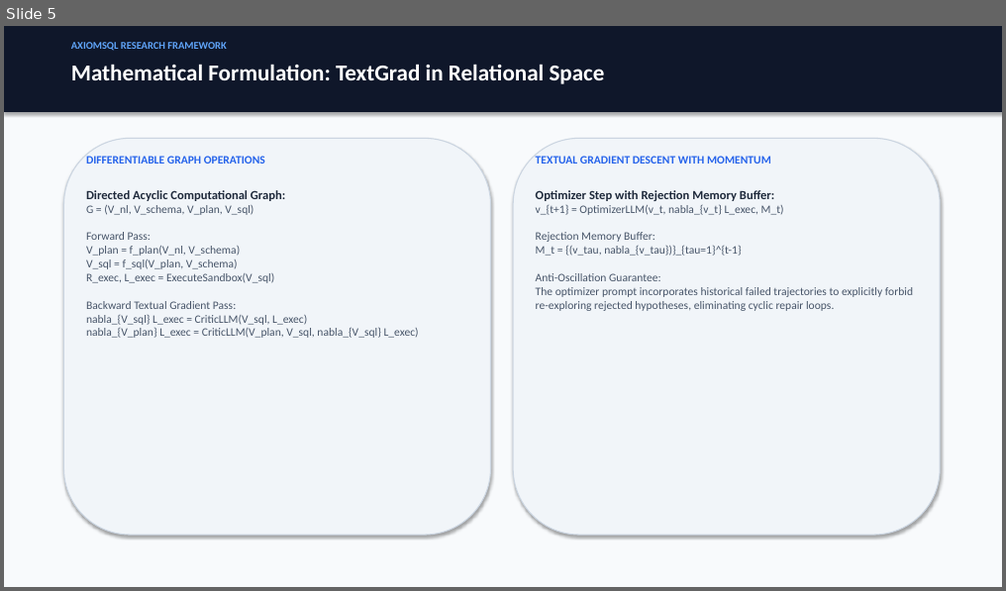
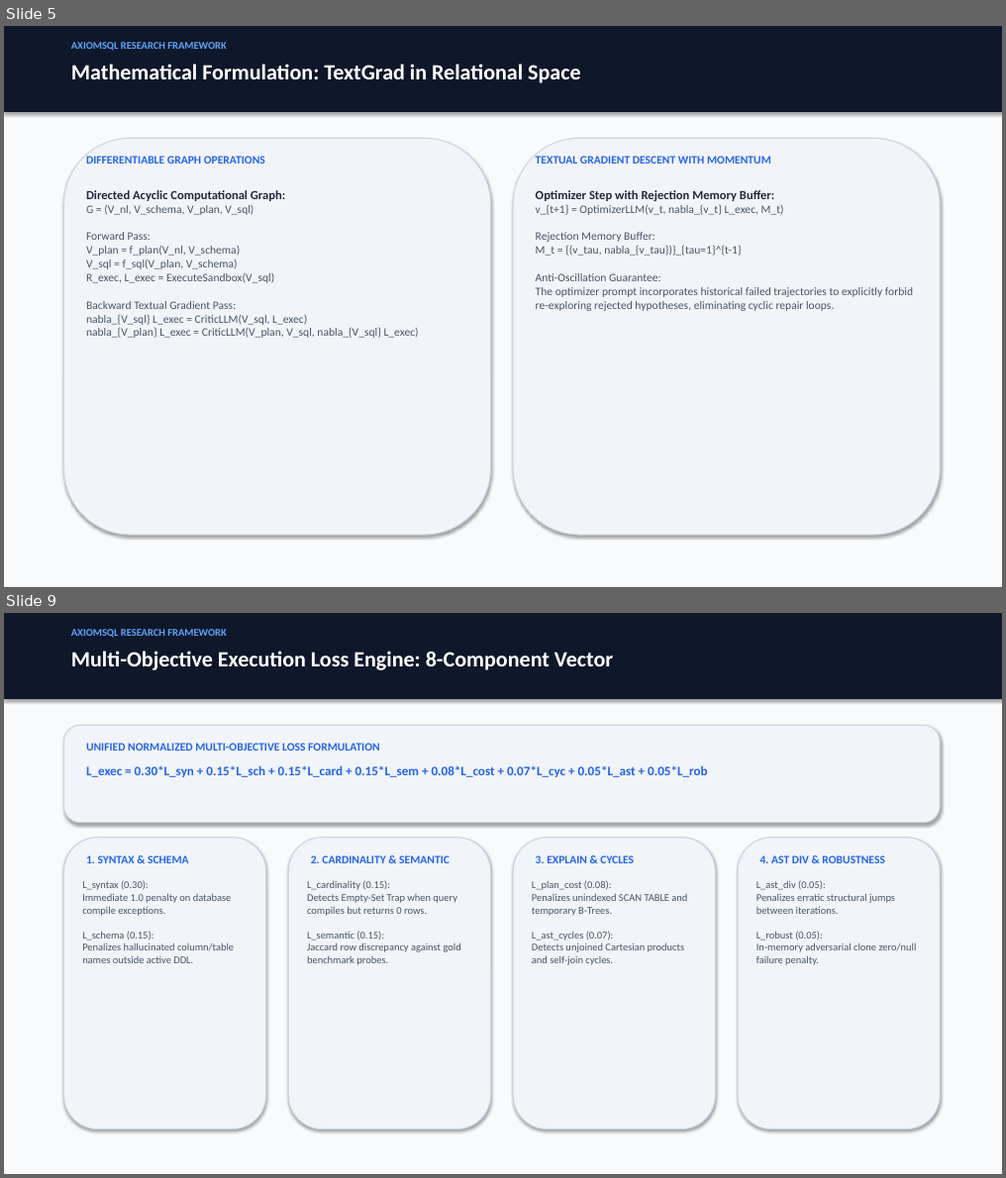
Before and after one commit to DharshiniPES/axiom-sql-textgrad, a slide deck: presentation/AxiomSQL_Presentation.pptx. Shown one above the other, each under a label of ours: slide 5 before the commit, slides 5 and 9 after it; the slides between them are not shown. The pictures are 1006x591 and 1006x1178 pixels, drawn with LibreOffice and Linux fonts; fonts in the diff are those of the drawing. Boxes give left, top, right and bottom in pixels: in the first picture for what was removed or moved away, otherwise in the second. Text is boxed around its words. In the diff, an @@ line names an element or a change of style, - is before the commit and + after.

Commit message:
feat(novelty): add adversarial perturbation, ast divergence, lr annealing, and new 14-slide ppt

```diff
--- a/presentation/AxiomSQL_Presentation.pptx
+++ b/presentation/AxiomSQL_Presentation.pptx
@@ slide 9 added at [4,613,1002,1174], background #F8FAFC @@
@@ rectangle added at [4,613,1002,699], fill #0F172A @@
@@ text added at [71,629,226,638], 10 pt, text #60A5FA, bold @@
+AXIOMSQL RESEARCH FRAMEWORK
@@ text added at [71,651,613,670], 21 pt, text #FFFFFF, bold @@
+Multi-Objective Execution Loss Engine: 8-Component Vector
@@ rounded rectangle added at [63,725,940,823], fill #F1F5F9, outline #CBD5E1 1 pt @@
@@ text added at [86,743,380,751], 11 pt, text #2563EB, bold @@
+UNIFIED NORMALIZED MULTI-OBJECTIVE LOSS FORMULATION
@@ text added at [86,765,708,777], 12.5 pt, text #2563EB, bold @@
+L_exec = 0.30*L_syn + 0.15*L_sch + 0.15*L_card + 0.15*L_sem + 0.08*L_cost + 0.07*L_cyc + 0.05*L_ast + 0.05*L_rob
@@ rounded rectangle added at [63,838,266,1130], fill #F1F5F9, outline #CBD5E1 1 pt @@
@@ rounded rectangle added at [288,838,491,1130], fill #F1F5F9, outline #CBD5E1 1 pt @@
@@ rounded rectangle added at [513,838,715,1130], fill #F1F5F9, outline #CBD5E1 1 pt @@
@@ rounded rectangle added at [738,838,940,1130], fill #F1F5F9, outline #CBD5E1 1 pt @@
@@ text added at [86,856,189,863], 11 pt, text #2563EB, bold @@
+1. SYNTAX & SCHEMA
@@ text added at [311,856,450,863], 11 pt, text #2563EB, bold @@
+2. CARDINALITY & SEMANTIC
@@ text added at [536,856,634,863], 11 pt, text #2563EB, bold @@
+3. EXPLAIN & CYCLES
@@ text added at [760,856,884,863], 11 pt, text #2563EB, bold @@
+4. AST DIV & ROBUSTNESS
@@ text added at [82,880,234,963], 10 pt, text #475569 @@
+L_syntax (0.30):
+Immediate 1.0 penalty on database compile exceptions.
+L_schema (0.15):
+Penalizes hallucinated column/table names outside active DDL.
@@ text added at [307,880,461,965], 10 pt, text #475569 @@
+L_cardinality (0.15):
+Detects Empty-Set Trap when query compiles but returns 0 rows.
+L_semantic (0.15):
+Jaccard row discrepancy against gold benchmark probes.
@@ text added at [532,880,687,965], 10 pt, text #475569 @@
+L_plan_cost (0.08):
+Penalizes unindexed SCAN TABLE and temporary B-Trees.
+L_ast_cycles (0.07):
+Detects unjoined Cartesian products and self-join cycles.
@@ text added at [756,880,917,965], 10 pt, text #475569 @@
+L_ast_div (0.05):
+Penalizes erratic structural jumps between iterations.
+L_robust (0.05):
+In-memory adversarial clone zero/null failure penalty.
@@ slide 5 changed as well @@
@@ text "Mathematical Formulation: TextGrad in Relational ..." at [71,64,580,83]: size 22 to 21 pt @@
```
Also in this commit, not shown: 8 other slides changed, 4 other slides added, 3 slides removed, 17 other files.
